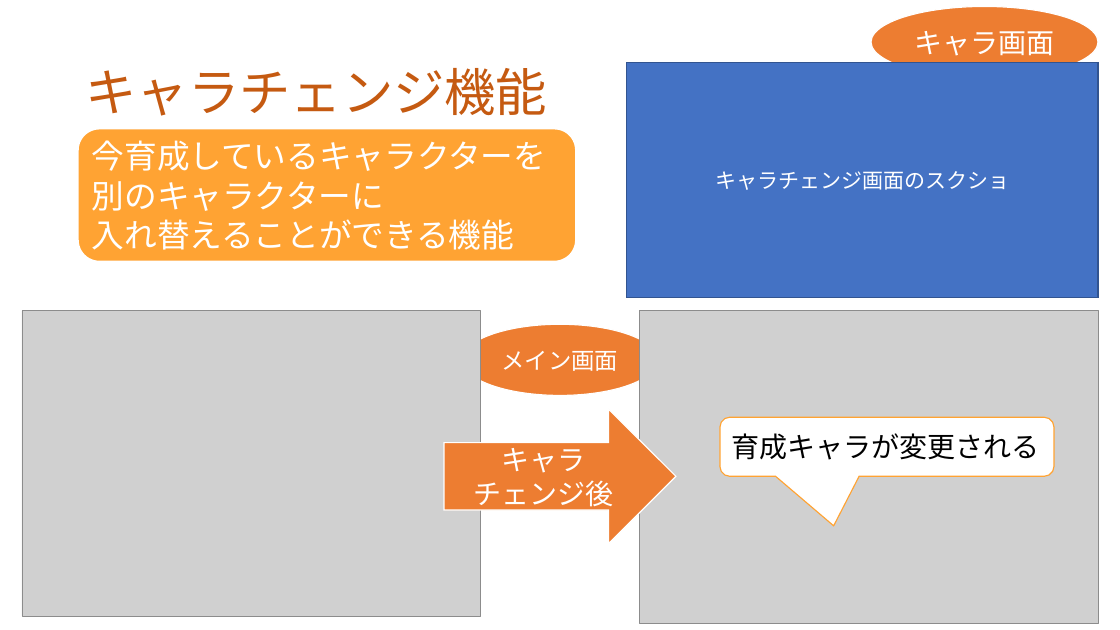
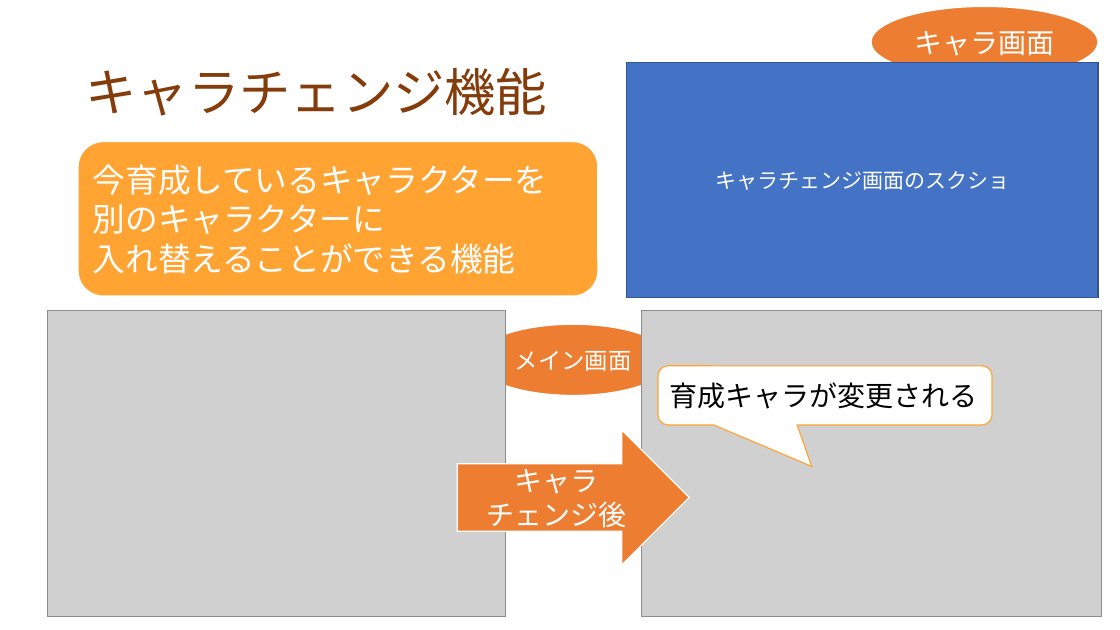
Before and after one commit to dojo2022/F-3, a slide deck: slide 13 of doc/プレゼン資料_F3_なかおっち.pptx (slide 12 before the commit). Drawn at 1120x630 pixels with LibreOffice and Linux fonts; fonts in the diff are those of the drawing; grey boxes stand for pictures. Boxes give left, top, right and bottom in pixels: in the first picture for what was removed or moved away, otherwise in the second. Text is boxed around its words. In the diff, an @@ line names an element or a change of style, - is before the commit and + after.

```diff
--- a/doc/プレゼン資料_F3_なかおっち.pptx
+++ b/doc/プレゼン資料_F3_なかおっち.pptx
@@ title "キャラチェンジ機能" at <box>85,68,547,116</box>: text colour #C55A11 to #843C0B @@
@@ rounded rectangle "今育成しているキャラクターを 別のキャラクターに 入れ替えることができる機能": place and size @@
-rounded rectangle "今育成しているキャラクターを 別のキャラクターに 入れ替えることができる機能" at <box>77,128,577,262</box>
+rounded rectangle "今育成しているキャラクターを 別のキャラクターに 入れ替えることができる機能" at <box>77,140,599,297</box>
@@ picture: place and size @@
-picture at <box>22,311,480,616</box>
+picture at <box>47,311,505,616</box>
@@ ellipse "メイン画面": place and size @@
-ellipse "メイン画面" at <box>462,324,658,396</box>
+ellipse "メイン画面" at <box>476,324,671,396</box>
@@ picture: place and size @@
-picture at <box>640,311,1098,623</box>
+picture at <box>641,311,1101,616</box>
@@ rounded speech box "育成キャラが変更される": place and size @@
-rounded speech box "育成キャラが変更される" at <box>720,418,1054,476</box>
+rounded speech box "育成キャラが変更される" at <box>658,366,992,425</box>
@@ rounded speech box "育成キャラが変更される" at <box>658,366,992,425</box>: proportions changed @@
@@ right arrow "キャラ": place and size @@
-right arrow "キャラ" at <box>444,409,676,544</box>
+right arrow "キャラ" at <box>457,430,689,565</box>
```
Also in this commit, not shown: 6 other slides changed, 7 slides added, 6 slides removed, 1 other file.
